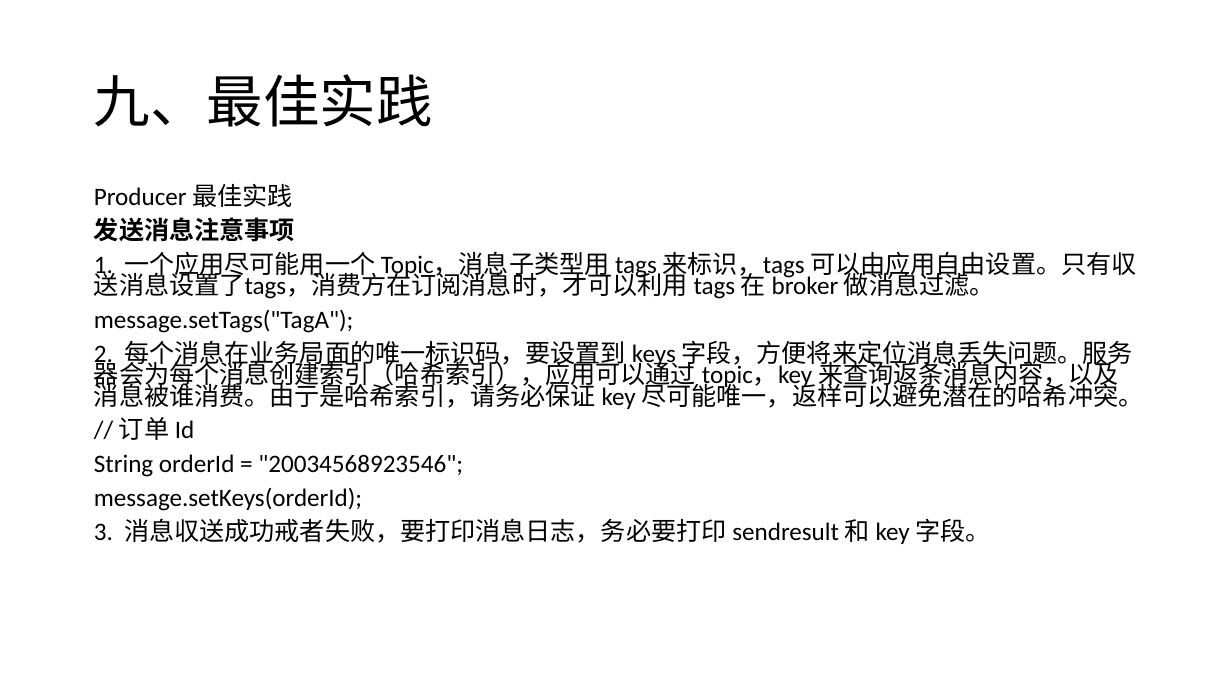
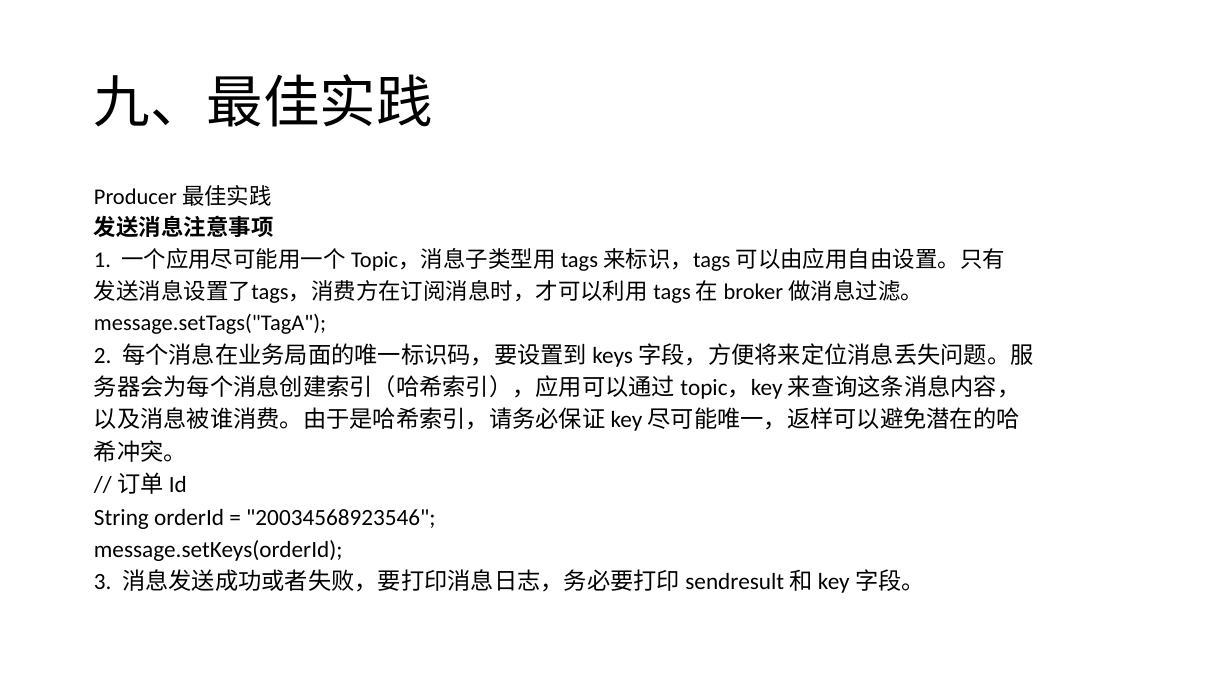
Before and after one commit to jee4a/doc, a slide deck: slide 15 of RoketMQ集群部署及应用示例.pptx. Drawn at 1232x693 pixels with LibreOffice and Linux fonts; fonts in the diff are those of the drawing. Boxes give left, top, right and bottom in pixels: in the first picture for what was removed or moved away, otherwise in the second. Text is boxed around its words. In the diff, an @@ line names an element or a change of style, - is before the commit and + after.

```diff
--- a/RoketMQ集群部署及应用示例.pptx
+++ b/RoketMQ集群部署及应用示例.pptx
@@ text at <box>94,185,436,561</box>: size 19.6 to 17.5 pt in "Producer 最佳实践", "发送消息注意事项", "message.setTags("TagA");"; size 19.6 to 18.1 pt in "// 订单 Id", "String orderId = "20034568923546";", "message.setKeys(orderId);" @@
@@ text at <box>94,248,1005,303</box>: text changed; size 19.6 to 17.5 pt @@
-1. 一个应用尽可能用一个 Topic，消息子类型用 tags 来标识，tags 可以由应用自由设置。只有収送消息设置了tags，消费方在订阅消息时，才可以利用 tags 在 broker 做消息过滤。
+1. 一个应用尽可能用一个 Topic，消息子类型用 tags 来标识，tags 可以由应用自由设置。只有
+发送消息设置了tags，消费方在订阅消息时，才可以利用 tags 在 broker 做消息过滤。
@@ text at <box>94,343,1033,462</box>: text changed; size 19.6 to 18.1 pt @@
-2. 每个消息在业务局面的唯一标识码，要设置到 keys 字段，方便将来定位消息丢失问题。服务器会为每个消息创建索引（哈希索引），应用可以通过 topic，key 来查询返条消息内容，以及消息被谁消费。由亍是哈希索引，请务必保证 key 尽可能唯一，返样可以避免潜在的哈希冲突。
+2. 每个消息在业务局面的唯一标识码，要设置到 keys 字段，方便将来定位消息丢失问题。服
+务器会为每个消息创建索引（哈希索引），应用可以通过 topic，key 来查询这条消息内容，
+以及消息被谁消费。由于是哈希索引，请务必保证 key 尽可能唯一，返样可以避免潜在的哈
+希冲突。
@@ text at <box>94,569,925,593</box>: text changed; size 19.6 to 18.1 pt @@
-3. 消息収送成功戒者失败，要打印消息日志，务必要打印 sendresult 和 key 字段。
+3. 消息发送成功或者失败，要打印消息日志，务必要打印 sendresult 和 key 字段。
```
Also in this commit, not shown: 6 other slides changed, 5 other files.
